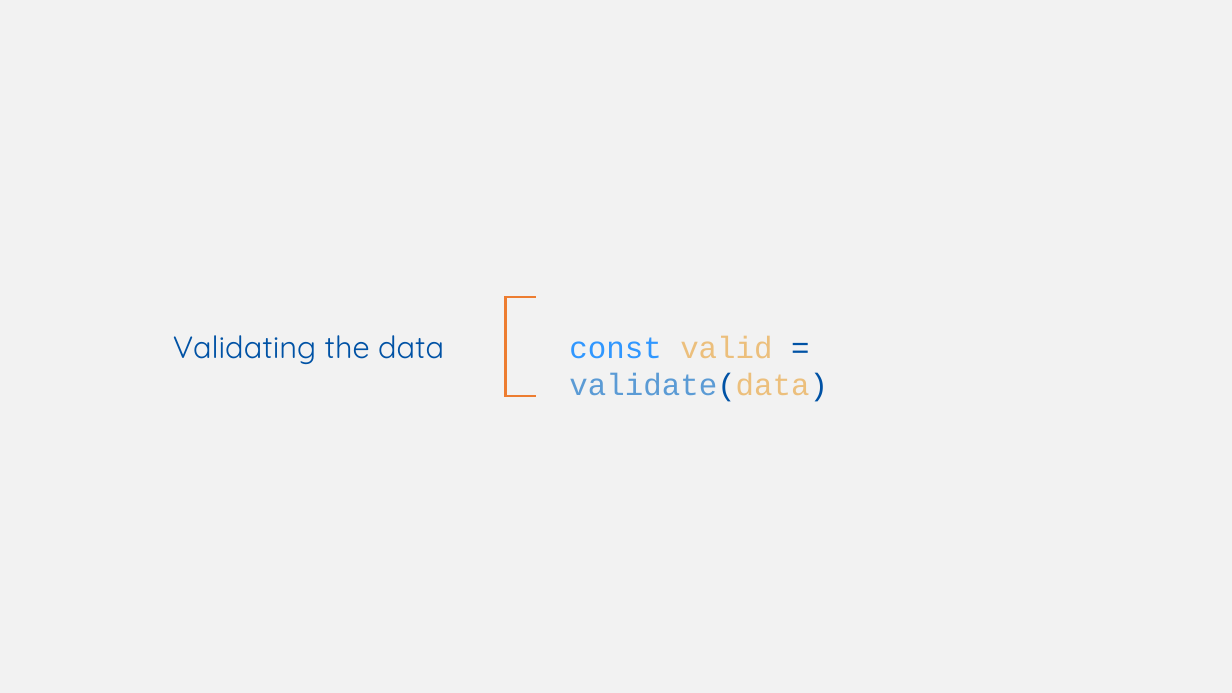
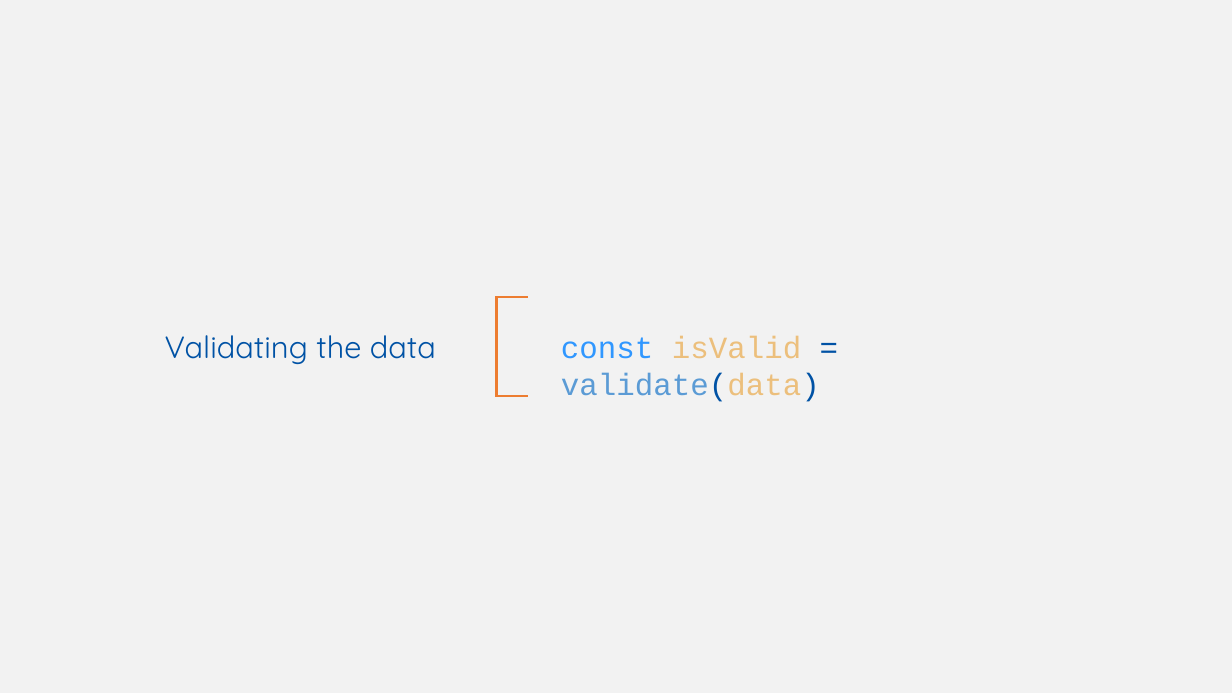
Before and after one commit to w3c/wot-cg, a slide deck: slide 15 of Tutorials/whatiswot/8-JSON_Schema_in_Practice_3/8-JSON_Schema_in_Practice_3.pptx. Drawn at 1232x693 pixels with LibreOffice and Linux fonts; fonts in the diff are those of the drawing. Boxes give left, top, right and bottom in pixels: in the first picture for what was removed or moved away, otherwise in the second. Text is boxed around its words. In the diff, an @@ line names an element or a change of style, - is before the commit and + after.

```diff
--- a/Tutorials/whatiswot/8-JSON_Schema_in_Practice_3/8-JSON_Schema_in_Practice_3.pptx
+++ b/Tutorials/whatiswot/8-JSON_Schema_in_Practice_3/8-JSON_Schema_in_Practice_3.pptx
@@ left bracket: place and size @@
-left bracket at [506,297,536,396]
+left bracket at [497,297,528,396]
@@ text "Validating the data": place and size @@
-text "Validating the data" at [173,335,444,364]
+text "Validating the data" at [165,335,436,364]
@@ text at [561,336,820,402]: text changed @@
-const valid = validate(data)
+const isValid = validate(data)
```
Also in this commit, not shown: 9 other slides changed.
